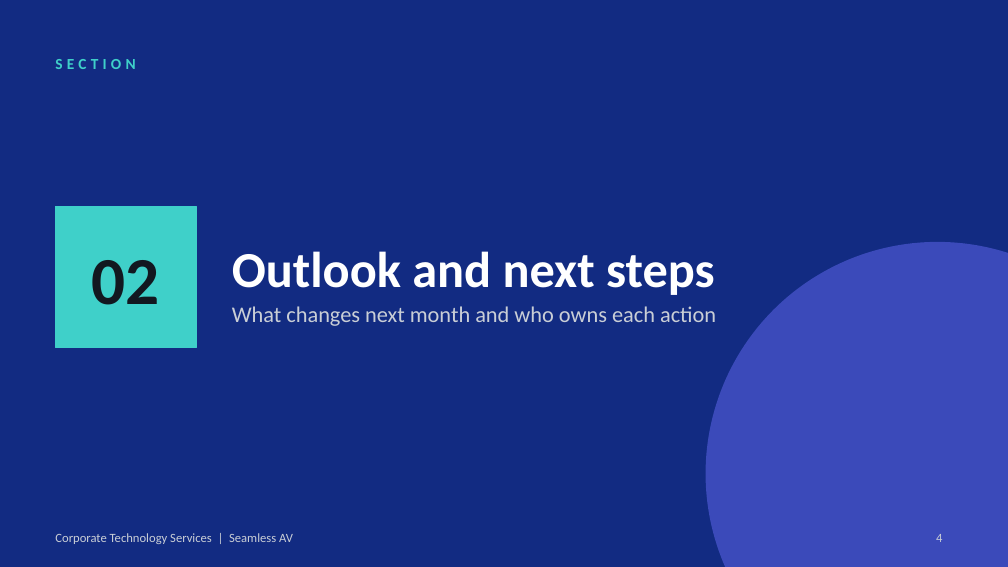
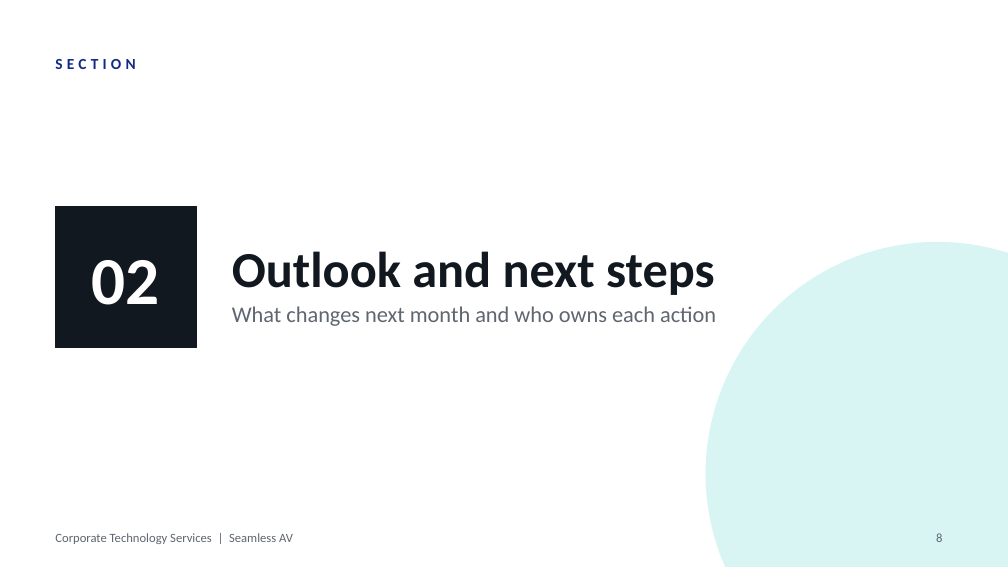
Before and after one commit to WesleyNelson-O33/Claude, a slide deck: slide 8 of presentation/CTS Presentation Template.pptx (slide 4 before the commit). Drawn at 1008x567 pixels with LibreOffice and Linux fonts; fonts in the diff are those of the drawing; background and template pictures are left out. Boxes give left, top, right and bottom in pixels: in the first picture for what was removed or moved away, otherwise in the second. Text is boxed around its words. In the diff, an @@ line names an element or a change of style, - is before the commit and + after.

```diff
--- a/presentation/CTS Presentation Template.pptx
+++ b/presentation/CTS Presentation Template.pptx
@@ background #122B82 to #FFFFFF @@
@@ text "SECTION" at [55,59,135,69]: text colour #3FD0C9 to #122B82 @@
@@ text "02" at [92,260,160,305]: text colour #121820 to #FFFFFF @@
@@ rectangle at [55,207,197,348]: fill #3FD0C9 to #121820; outline #3FD0C9 1 pt to #121820 1 pt @@
@@ title "Outlook and next steps" at [232,251,715,295]: text colour #FFFFFF to #121820 @@
@@ ellipse at [706,242,1008,567]: fill #6D71FF at 45% opacity to #3FD0C9 at 20% opacity @@
@@ text "What changes next month and ..." at [232,306,716,326]: text colour #C9CED6 to #5F6670 @@
@@ text "Corporate Technology Services | Seamless ..." at [55,533,293,544]: text colour #C9CED6 to #5F6670 @@
@@ page number at [936,533,942,542]: text changed; text colour #C9CED6 to #5F6670 @@
-4
+8
```
Also in this commit, not shown: 6 other slides changed, 13 slides added, 1 slide removed, 17 other files.
